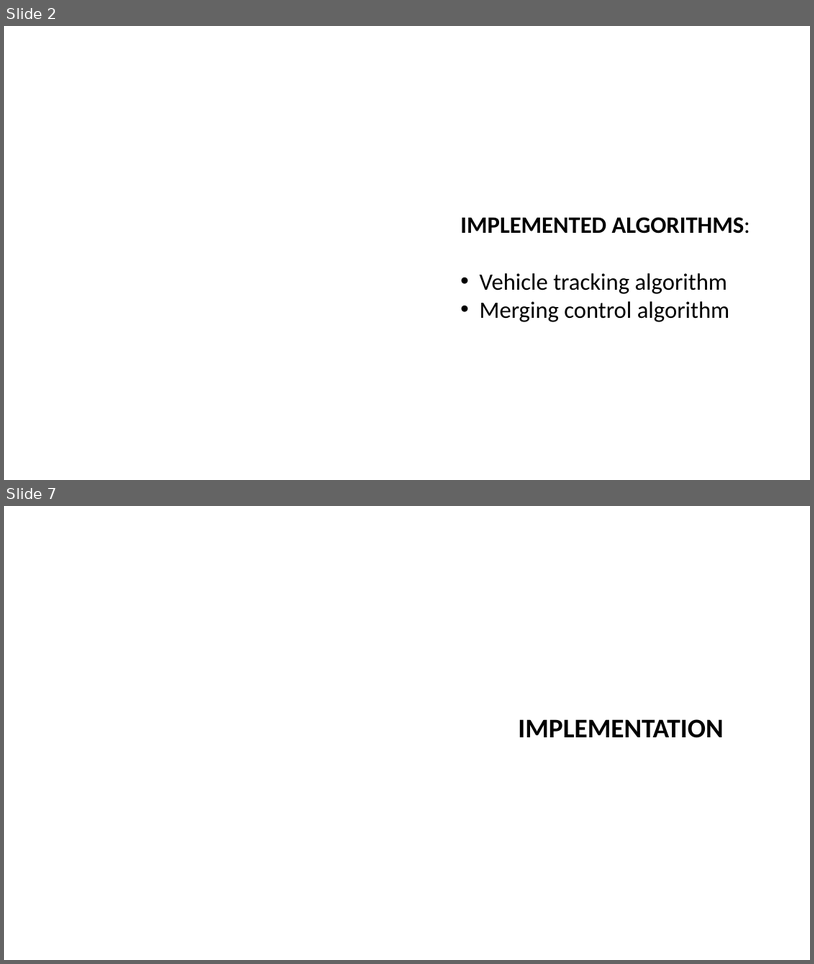
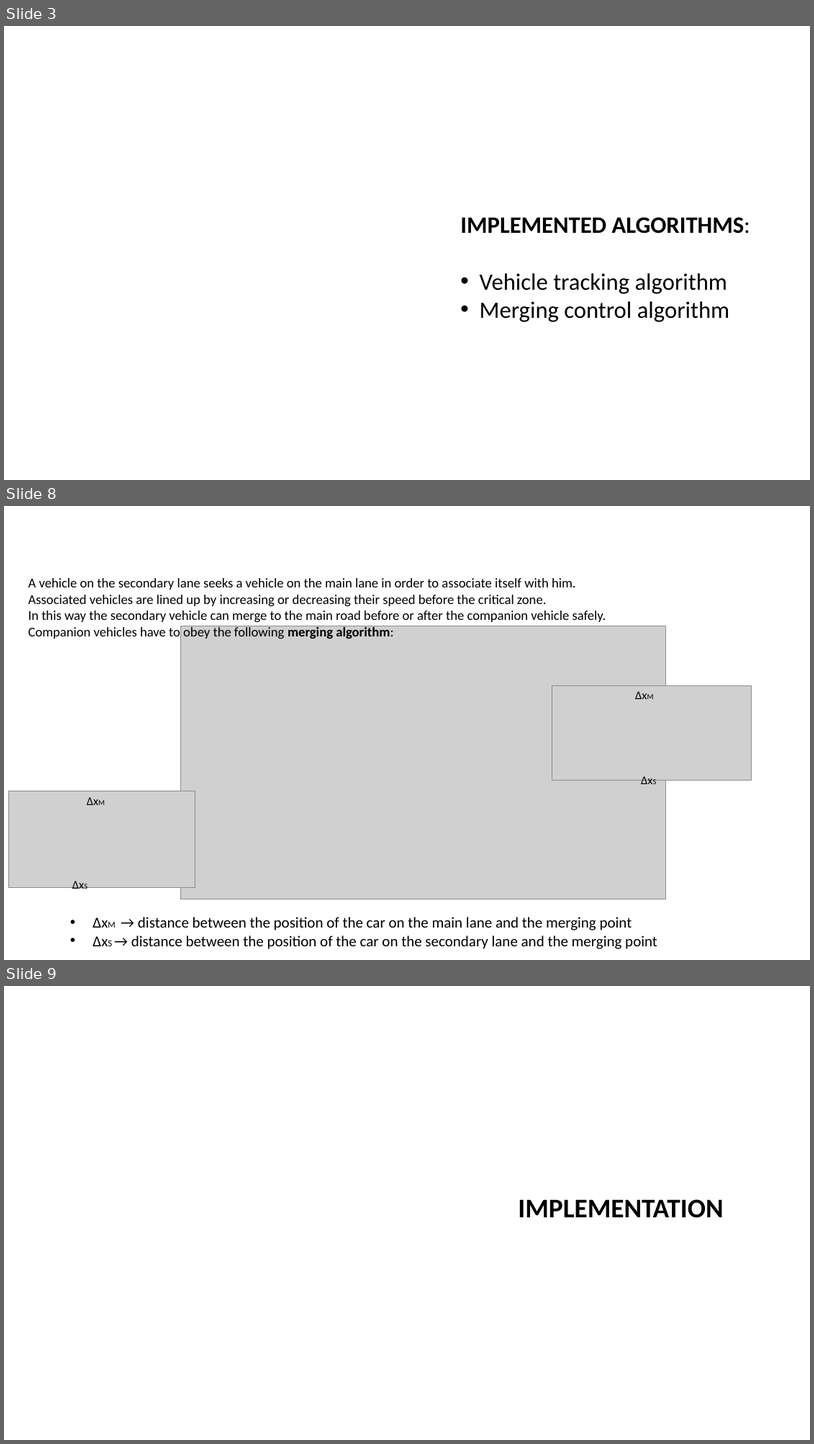
Before and after one commit to severisilvia/merging-simulation, a slide deck: Merging simulation.pptx. Shown one above the other, each under a label of ours: slides 2 and 7 before the commit, slides 3, 8 and 9 after it; the slides between them are not shown. The pictures are 814x964 and 814x1444 pixels, drawn with LibreOffice and Linux fonts; fonts in the diff are those of the drawing; grey boxes stand for pictures; background and template pictures are left out. Boxes give left, top, right and bottom in pixels: in the first picture for what was removed or moved away, otherwise in the second. Text is boxed around its words. In the diff, an @@ line names an element or a change of style, - is before the commit and + after.

```diff
--- a/Merging simulation.pptx
+++ b/Merging simulation.pptx
@@ slide 8 added at [4,506,810,960], background picture (left out) @@
@@ text added at [28,578,607,638], 16 pt, text #000000 @@
+A vehicle on the secondary lane seeks a vehicle on the main lane in order to associate itself with him.
+Associated vehicles are lined up by increasing or decreasing their speed before the critical zone.
+In this way the secondary vehicle can merge to the main road before or after the companion vehicle safely.
+Companion vehicles have to obey the following merging algorithm:
@@ picture added at [180,626,666,898] @@
@@ text added at [288,625,394,638], 28 pt, text #FFFFFF, bold @@
+Merging control algorithm
@@ picture added at [552,686,751,780] @@
@@ text added at [630,685,665,705], 14 pt, text #000000 @@
+ΔxM
@@ text added at [635,770,669,790], 14 pt, text #000000 @@
+ΔxS
@@ picture added at [8,790,196,887] @@
@@ text added at [81,790,116,811], 14 pt, text #000000 @@
+ΔxM
@@ text added at [67,874,101,894], 14 pt, text #000000 @@
+ΔxS
@@ text added at [131,916,658,949], 18 pt, text #000000 @@
+• ΔxM → distance between the position of the car on the main lane and the merging point
+• ΔxS → distance between the position of the car on the secondary lane and the merging point
@@ what was slide 2 is now slide 3 @@
@@ what was slide 7 is now slide 9 @@
```
Also in this commit, not shown: 9 slides changed, 8 other slides added, 5 slides removed, 1 other file.
